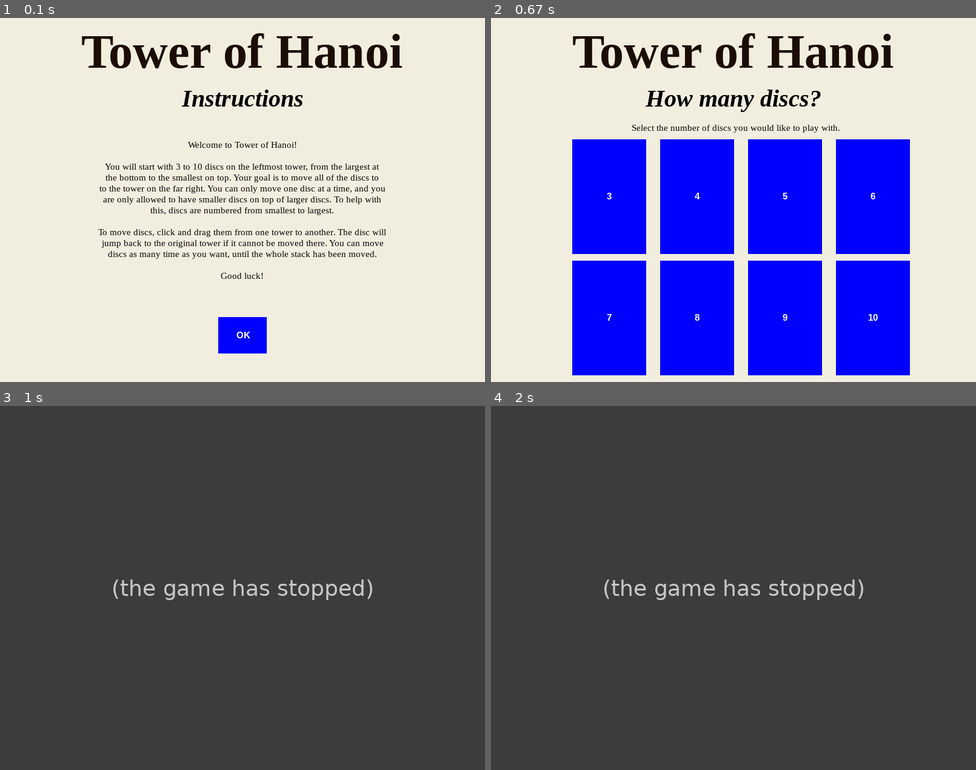
Above: before the commit, frames 1-4 (two rows, left to right).
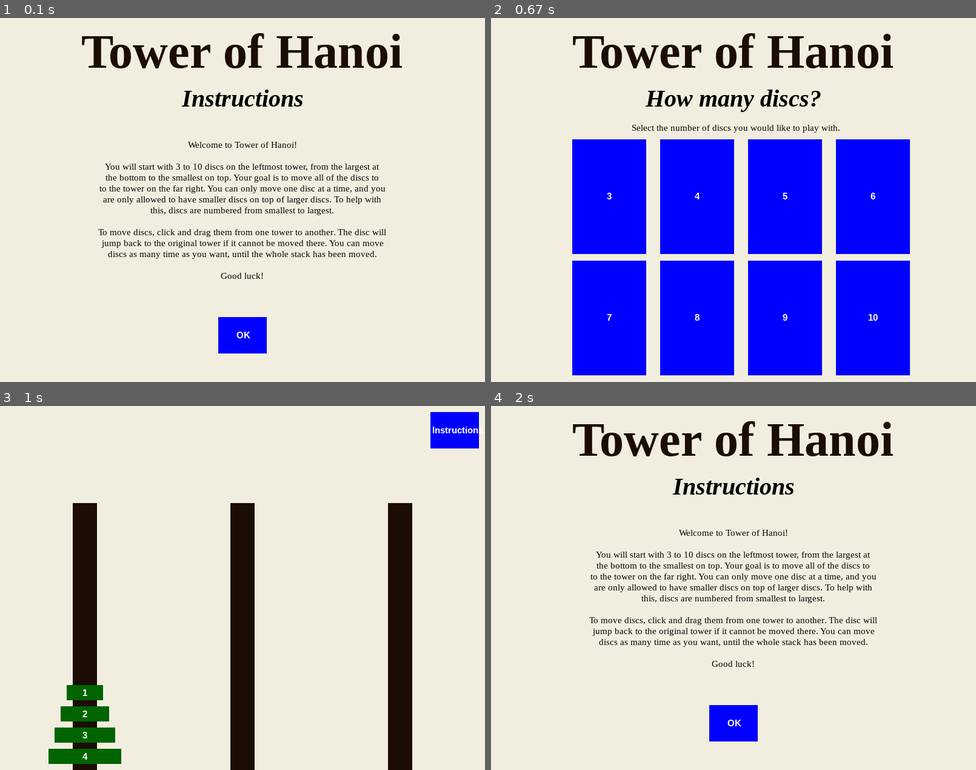
Above: after the commit, the same moments.

Repository: cam-rod/Tower-Of-Hanoi
Game: pygame game, started from tower-of-hanoi.py
The game is run twice, just before and just after one commit, with the same random seed, the same clock (stepped at 60 frames per second) and the same inputs. The source is Python 2; it was converted automatically to run under Python 3.
Inputs (mouse positions are in pixels of both pictures, inside the frame that each line leads up to):
- Up to frame 1 (0.1 s): no input
- Up to frame 2 (0.67 s): press the mouse at (733, 334) at 0.37 s; move the mouse to (655, 240) at 0.47 s; release the mouse at (583, 145) at 0.6 s
- Up to frame 3 (1 s): press the mouse at (203, 584) at 0.7 s; move the mouse to (135, 588) at 0.8 s; release the mouse at (63, 595) at 0.93 s
- Up to frame 4 (2 s): press the mouse at (578, 693) at 1.17 s; move the mouse to (665, 700) at 1.27 s; release the mouse at (752, 708) at 1.4 s; press the mouse at (946, 427) at 1.8 s; move the mouse to (874, 467) at 1.9 s

Frames 1-2 are identical in both runs. In frame 3, 100% of the frame differs, in the area x 0-100%, y 0-100%; in frame 4, 99%.
Before the commit the program exited at 0.7 s; later frames show no game.

Commit message:
added majority of game mechanics
- reorganized functions to reduce redundancy
- completed screen_update, game_won, game_mechanics, and endgame functions
- created template for valid_placement

Diff:
--- a/tower-of-hanoi.py
+++ b/tower-of-hanoi.py
@@ -14,7 +14,9 @@
 subtitle_font
 text_font
 button_font
-towers: list: the list of discs currently on towers
+towers: list: the array of discs currently on 3 towers, used as stacks
+selected: list: contains the currently selected disc, and the tower it was removed from
+time
 active
 event
 x
@@ -25,10 +27,14 @@
 ins_list
 length
 button_text
+text
 number_button
 num
 tower_block
 disc
+successful
+clock
+dropped_tower
 """
 
 # This function loads in the title and subtitle as needed.
@@ -59,11 +65,14 @@
     # End if title_text
 # End load_title
 
+# This function warns the user if they are about to quit the game.
+def quit_warning():
+    pass
+
 # This function provides the instructions of the game to the user.
 # start: bool: Determines whether the game is starting to call next method
 def instructions(start):
     # Initialize the window depending on context
-    pygame.display.set_caption('Tower of Hanoi')
     screen.blit(background, (0,0))
     load_title(True, 'Instructions')
 
@@ -108,25 +117,72 @@
             elif event.type == pygame.MOUSEBUTTONDOWN:
                 if button_clicked(event, (360,439), (493,552)):
                     active = False
-                # End if button_clicked
+                # End if button_clicked()
             # End if event.type
-        # End got event
+        # End for event
     # End while active
 
-    if start == True:
+    if start:
         # Begin loading game
         game_setup()
     else:
-        pass # NOTE: This will return to game
+        pass # Return to game
     # End if start
 # End load_instructions
 
-# This function warns the user if they are about to quit the game.
-def quit_warning():
-    pass
+# This function updates the interface based on the location of the discs
+# mouse_clicked: bool: declares whether the mouse is currently holding a number
+# mouse_data: list: optional; provides mouse position as tuple
+def screen_update(mouse_clicked, *mouse_data):
+    # Generate the background, towers, and instructions button
+    screen.blit(background, (0,0))
+
+    tower_block = pygame.Surface((40, 440))
+    tower_block.fill((27,13,3))
+    tower_block = tower_block.convert()
+    for i in range(3):
+        screen.blit(tower_block, (120+(i*260), 160))
+    # End for i
+
+    button_text = button_font.render('Instructions', True, (255,255,255))
+    button_text = button_text.convert_alpha()
+    screen.blit(button, (710,10))
+    screen.blit(button_text, (713,31))
+
+    # Generate the discs currently located on the towers
+    # NOTE: height of 25px with 10px gaps and width of 40+(10*num)px
+    for i in range(3):
+        for j in range(len(towers[i])):
+            disc = pygame.Surface((40+(towers[i][j]*20),25))
+            disc.fill((0,100,0))
+            disc = disc.convert()
+            button_text = button_font.render(str(towers[i][j]), True, (255,255,255))
+            button_text = button_text.convert_alpha()
+            screen.blit(disc, (120+(i*260)-(towers[i][j]*10), 600-(35*(j+1)))) # Centered on tower
+            screen.blit(button_text, (140+(i*260)-(button_text.get_size()[0]/2),
+                                      600+12-(35*(j+1))-(button_text.get_size()[1]/2))) # Centered
+        # End for j
+    # End for i
+
+    # Generate disc currently held by mouse, if any
+    if mouse_clicked:
+        disc = pygame.Surface((40+(selected[0]*20),25))
+        disc.fill((0,100,0))
+        disc = disc.convert()
+        button_text = button_font.render(str(selected[0]), True, (255,255,255))
+        button_text = button_text.convert_alpha()
+        screen.blit(disc, (mouse_data[0][0]-(disc.get_size()[0]/2),
+                           mouse_data[0][1]-(disc.get_size()[1]/2))) # Centered on mouse
+        screen.blit(button_text, (mouse_data[0][0]-(button_text.get_size()[0]/2)-15,
+                                  mouse_data[0][1]-(button_text.get_size()[1]/2))) # Offset left for visibility
+    # End if mouse clicked
+
+    pygame.display.update()
+# End screen_update
 
 # This function sets up the game and lets the user choose how many discs to play with.
 def game_setup():
+    global towers
     # Reset display and generate title/subtitle
     screen.blit(background, (0,0))
     load_title(True, 'How many discs?')
@@ -146,7 +202,8 @@
 
             button_text = button_font.render(str(3+i+(j*4)), True, (255,255,255))
             button_text = button_text.convert_alpha()
-            screen.blit(button_text, (195+(i*145)-(button_text.get_size()[0]/2), 285+(j*200))) # Centered on each button
+            screen.blit(button_text, (195+(i*145)-(button_text.get_size()[0]/2),
+                                      285+(j*200))) # Centered on each button
         # End for j
     # End for i
 
@@ -165,72 +222,151 @@
                         break
                     # End if active
                     for j in range(2):
-                        if button_clicked(event, (134+(i*145),255+(i*145)), (200+(j*200),388+(j*200))):
+                        if button_clicked(event, (134+(i*145),255+(i*145)),
+                                          (200+(j*200),388+(j*200))):
                             num = 3 + i + (j*4) # Return the number selected
                             active = False
-                        # End if button_clicked
+                        # End if button_clicked()
                     # End for i
                 # End for i
             # End if event.type
         # End got event
     # End while active
 
-    generate_game(num)
+    # Initialize game and interface
+    towers[0] = [i for i in range(num, 0, -1)]
+    screen_update(False)
 # End game_setup
 
-# This function updates the interface based on the location of the discs
-# mouse_clicked: bool: declares whether the mouse is currently holding a number
-# mouse_data: list: optional; provides disc held by mouse as int and mouse position as tuple
-def screen_update(mouse_clicked, *mouse_data):
-    # Generate the background, towers, and instructions button
+# This function checks if the user has successfully moved all discs to the third tower
+# Returns a boolean of if the user has won
+def game_won():
+    successful = True
+    if towers[0] == [] and towers[1] == []: # Left and center tower are empty
+        # Verify the stack is valid
+        for i in range(0, len(towers[2]-i)):
+            if towers[2][i] - 1 == towers[2][i+1]:
+                continue
+            else:
+                successful = False
+                break
+            # End if towers[2][i]
+        # End for i
+    else:
+        successful = False
+    # End if towers[0]
+
+    return successful
+# End game_won
+
+# This function checks if a disc can be dropped on a certain tower.
+# coord: tuple: the x and y location of the mouse
+# Returns tower the disc is placed on if valid, else None
+def valid_placement(coord):
+    return None # NOTE: needs lots of code
+
+# This function scans input and interprets it into game actions.
+def game_mechanics():
+    global towers, selected, time
+    clock = pygame.time.Clock() # Used to count time and maintain framerate
+
+    # Begin scanning
+    active = True
+    while active:
+        for event in pygame.event.get():
+            if game_won(): # User has moved all discs successfully
+                active = False
+                break
+            else:
+                time += clock.tick(120) / 1000.0 # Update at max 120 fps
+            # End if game_won()
+
+            if event.type == pygame.QUIT: # Quit button
+                active = False # NOTE: remove when quit function is complete
+                quit_warning()
+            # End if event_type
+
+            if selected[0] is None: # No disc currently selected
+                if event.type == pygame.MOUSEBUTTONDOWN:
+                    if button_clicked(event, (710, 789), (10,69)): # Instructions button
+                        instructions(False)
+                        screen_update(False)
+                    # End if button_clicked()
+
+                    for i in range(3):
+                        if towers[i] <> []:
+                            # Check if the disc on top of each tower was clicked
+                            if button_clicked(event, (120+(i*260)-(towers[i][-1]*10), 160+(i*260)+(towers[i][-1]*10)),
+                                                (600-(35*(len(towers[i]))), 625-(35*(len(towers[i]))))):
+                                # Add to selected and pop disc from towers stack
+                                selected[0] = towers[i][-1]
+                                selected[1] = i
+                                towers[i].pop()
+                                screen_update(False)
+                            # End if button_clicked
+                        # End if towers[i]
+                    # End for i
+                # End if event.type
+            else:
+                if event.type == pygame.MOUSEBUTTONUP:
+                    if event.button == 1:
+                        dropped_tower = valid_placement(event.pos)
+                        if dropped_tower is not None:
+                            towers[dropped_tower].append(selected[0])
+                            selected = [None, None]
+                            screen_update(False)
+                        else:
+                            towers[selected[1]].append(selected[0])
+                            selected = [None, None]
+                            screen_update(False)
+                        # End if dropped_tower
+                    # End if event.button
+                elif event.type == pygame.MOUSEMOTION:
+                    screen_update(True, event.pos)
+                # End if event.type
+            # End if selected[0]
+        # End for event
+    # End while active
+# End game_mechanics
+
+# This function informs the user that they have successfully completed the game.
+def endgame():
+    # Load background and titles
     screen.blit(background, (0,0))
-
-    tower_block = pygame.Surface((40, 440))
-    tower_block.fill((27,13,3))
-    tower_block = tower_block.convert()
-    for i in range(3):
-        screen.blit(tower_block, (120+(i*260), 160))
-    # End if i
-
-    button_text = button_font.render('Instructions', True, (255,255,255))
+    load_title(True, 'You Won!')
+
+    # Load text
+    text = text_font.render('Congratulations, you beat Tower of Hanoi in {:.1f} seconds!'.format(time),
+                            True, (0,0,0))
+    text = text.convert_alpha()
+    screen.blit(text, (400-(text.get_size()[0]/2), 300-(text.get_size()[1]/2)))
+
+    # Load button
+    screen.blit(button, (360,500))
+    button_text = button_font.render('Goodbye!', True, (255, 255, 255))
     button_text = button_text.convert_alpha()
-    screen.blit(button, (710,10))
-    screen.blit(button_text, (713,31))
-
-    # Generate the discs currently located on the towers
-    # NOTE: height of 25px with 10px gaps and width of 40+(10*num)px
-    for i in range(3):
-        for j in range(len(towers[i])):
-            disc = pygame.Surface((40+(towers[i][j]*20),25))
-            disc.fill((0,100,0))
-            disc = disc.convert()
-            screen.blit(disc, (120+(i*260)-(towers[i][j]*10), 600-(35*(j+1)))) # Centered on tower
-        # End for j
-    # End for i
-
-    # Generate disc currently held by mouse, if any
-    if mouse_clicked:
-        disc = pygame.Surface((40+(mouse_data[0]*20),25))
-        disc.fill((0,100,0))
-        disc = disc.convert()
-        screen.blit(disc, (mouse_data[1][0]-(disc.get_size()[0]/2), mouse_data[1][1]-(disc.get_size()[1]/2)))
-    # End if mouse clicked
+    screen.blit(button_text, (400-(button_text.get_size()[0]/2), 530-(button_text.get_size()[1]/2)))
 
     pygame.display.update()
-# End screen_update
-
-
-# This function initializes the game.
-# num: int: the number of discs in the game
-def generate_game(num):
-    # Generate initial tower values
-    global towers
-    towers[0] = [i for i in range(num, 0, -1)]
-
-    # Generate the interface
-    screen_update(False)
-
-if __name__ == '__main__': # Program was started directly and not called
+
+    # Scan for closing
+    active = True
+    while active:
+        for event in pygame.event.get():
+            if event.type == pygame.QUIT: # Quit button
+                active = False # NOTE: remove when quit function is complete
+                quit_warning()
+            elif event.type == pygame.MOUSEBUTTONDOWN:
+                if button_clicked(event, (360, 539), (500, 559)):
+                    active = False
+                # End if button_pressed()
+            # End if event_type
+        # End for event
+    # End while active
+# End endgame
+
+
+if __name__ == '__main__': # Program was started directly and not called by another program
     # Initialize pygame
     pygame.init()
     pygame.font.init()
@@ -239,22 +375,31 @@
 
     # The base display of the game
     screen = pygame.display.set_mode((800, 600))
+    pygame.display.set_caption('Tower of Hanoi')
     # Main background and colour
     background = pygame.Surface(screen.get_size())
     background.fill((241,238,223))
+    background = background.convert()
     # Default button and colour
     button = pygame.Surface((80,60))
     button.fill((0,0,255))
-    # Lambda functions
+    button = button.convert()
+    # Returns True if left click in defined range
     button_clicked = lambda event, x, y: True if event.button == 1 and event.pos[0] in range(x[0],x[1]) and \
-                                         event.pos[1] in range(y[0],y[1]) else False # Returns True if left click in defined range
+                                         event.pos[1] in range(y[0],y[1]) else False
     # Various fonts
     title_font = pygame.font.SysFont('timesnewroman', 80, True)
     subtitle_font = pygame.font.SysFont('timesnewroman', 40, True, True)
     text_font = pygame.font.SysFont('timesnewroman', 15)
     button_font = pygame.font.SysFont('arial', 15, True)
-    # Tower array
+    # Tower array, selected disc, and timer
     towers = [[], [], []]
+    selected = [None, None]
+    time = 0.0
 
     # Load instructions in game start mode
     instructions(True)
+    # Run main game
+    game_mechanics()
+    # End the game
+    endgame()
